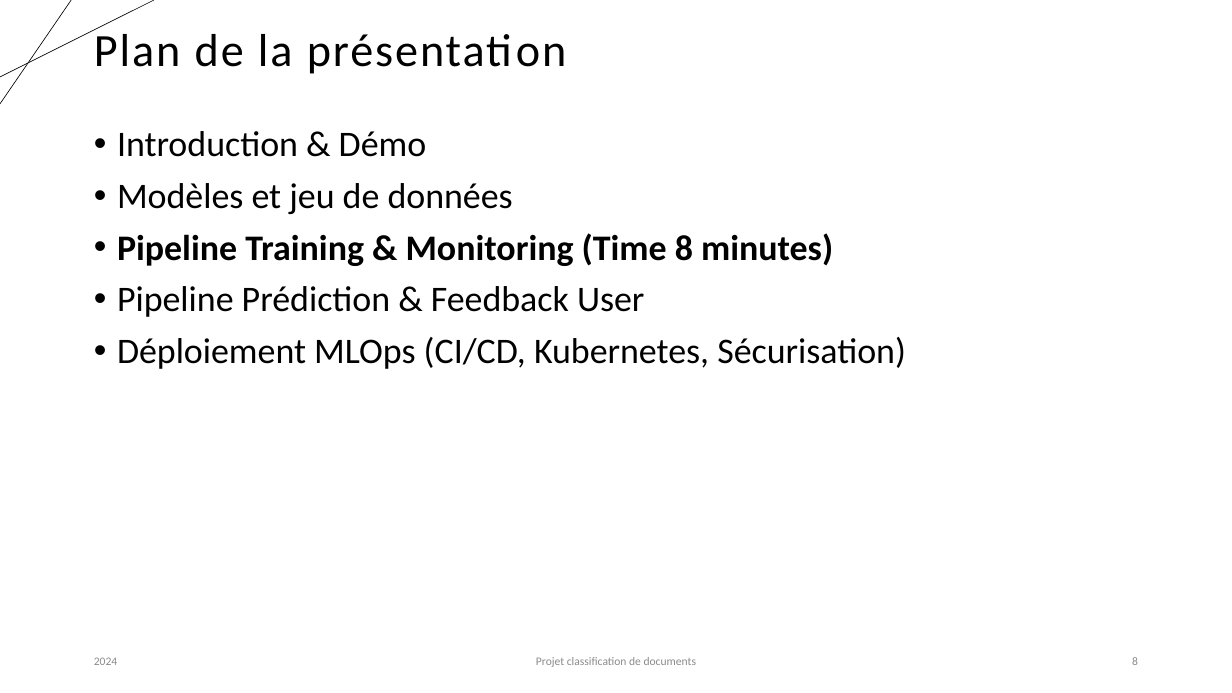
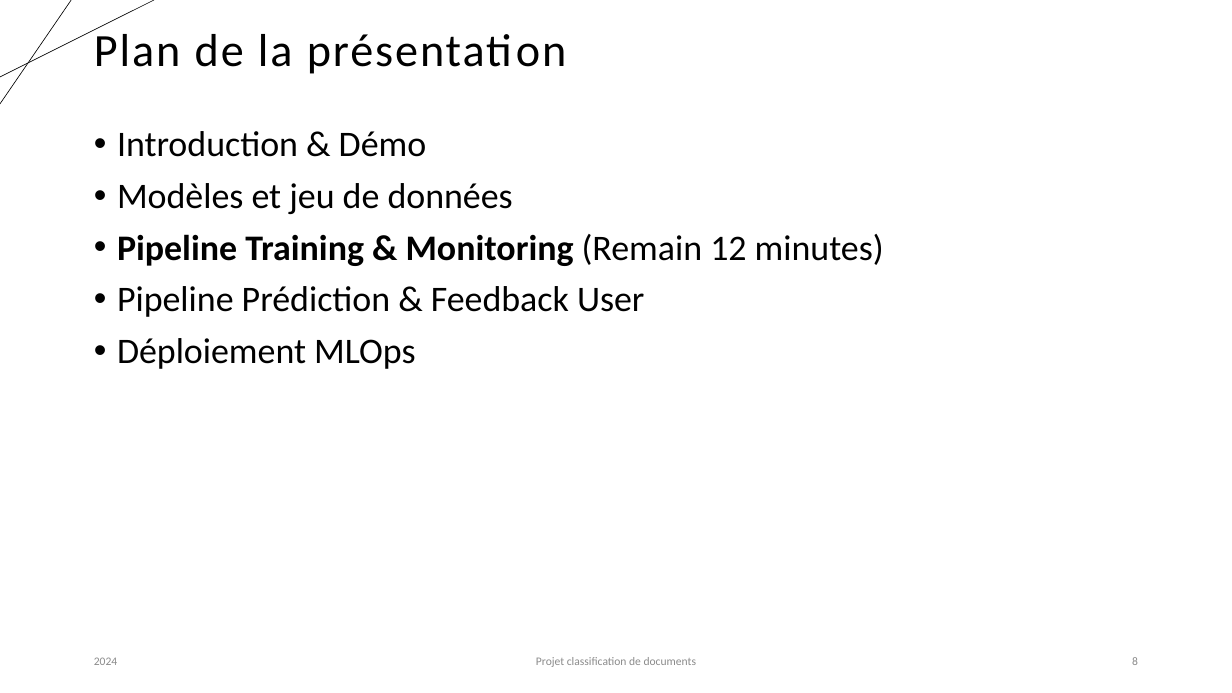
Before and after one commit to karned-formation/SEP24-MLOPS-SAKE, a slide deck: slide 8 of report/Projet_classification_MLOps_SAKE.pptx. Drawn at 1232x693 pixels with LibreOffice and Linux fonts; fonts in the diff are those of the drawing. Boxes give left, top, right and bottom in pixels: in the first picture for what was removed or moved away, otherwise in the second. Text is boxed around its words. In the diff, an @@ line names an element or a change of style, - is before the commit and + after.

```diff
--- a/report/Projet_classification_MLOps_SAKE.pptx
+++ b/report/Projet_classification_MLOps_SAKE.pptx
@@ text at [117,234,884,266]: text changed @@
-• Pipeline Training & Monitoring (Time 8 minutes)
+• Pipeline Training & Monitoring (Remain 12 minutes)
@@ text at [117,338,415,369]: text changed @@
-• Déploiement MLOps (CI/CD, Kubernetes, Sécurisation)
+• Déploiement MLOps
```
Also in this commit, not shown: 3 other slides changed, 1 slide added.
